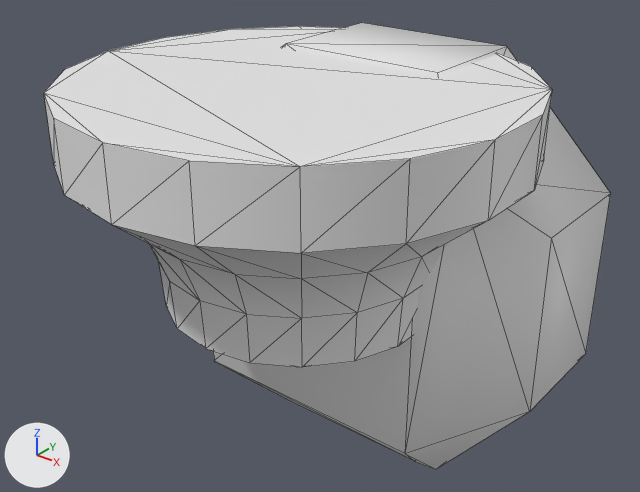
An edit to the FBX model Assets/Stylized_Egypt/Meshes/building/SM_building_part_07.fbx, drawn before and after from the same camera.
Both versions are drawn from a 50 mm lens placed at (1.38, -1.647, 1.184), pointed at (0.001, 0.077, 0.115). Lighting does not change. The marker at lower left points along +X, +Y and +Z. Mesh edges are drawn as thin lines. Where no turn or scale is listed for an object, it has been applied to the vertices.

In view in the first picture: 'SM_building_part_07', 'SM_building_part_07_ConvexHulls'.
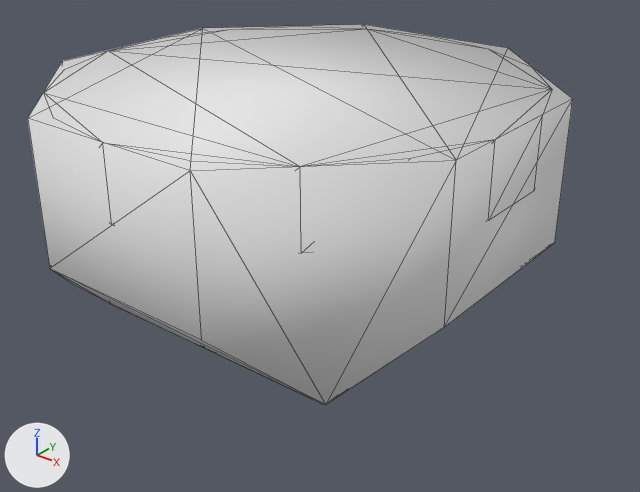
What differs and where, as boxes (x1, y1, x2, y2) in the pictures (640 x 492 px):
'SM_building_part_07_ConvexHulls', moved, rescaled (37% wider, 15% shorter): before (213, 23, 611, 469); after (28, 24, 573, 405)
'SM_building_part_07', unchanged, covered by the edit: before (44, 26, 552, 367)

The change, as a diff of the scene's bpy script:
```diff
--- a/Assets/Stylized_Egypt/Meshes/building/SM_building_part_07.fbx.py
+++ b/Assets/Stylized_Egypt/Meshes/building/SM_building_part_07.fbx.py
@@ ob_sm_building_part_07_convexhulls @@
 ob_sm_building_part_07_convexhulls = bpy.data.objects.new('SM_building_part_07_ConvexHulls', me_sm_building_part_07_convexhulls)
+ob_sm_building_part_07_convexhulls.parent = ob_sm_building_part_262
 ob_sm_building_part_07_convexhulls.location = (0.0, 0.0, 0.0)
-ob_sm_building_part_07_convexhulls.scale = (0.01, 0.01, 0.01)
@@ ob_sm_building_part_262 @@
+ob_sm_building_part_262 = bpy.data.objects.new('SM_building_part_262', None)
+ob_sm_building_part_262.location = (0.0, 0.0, 0.0)
+ob_sm_building_part_262.rotation_euler = (1.571, 0.0, 0.0)  # degrees (90, 0, 0)
+ob_sm_building_part_262.scale = (0.01, 0.01, 0.01)
```
